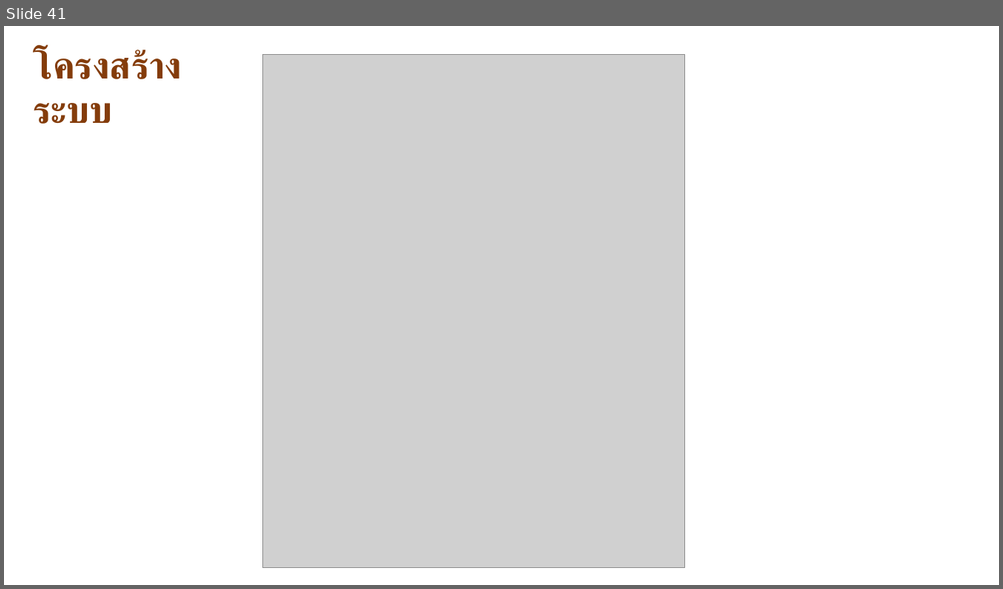
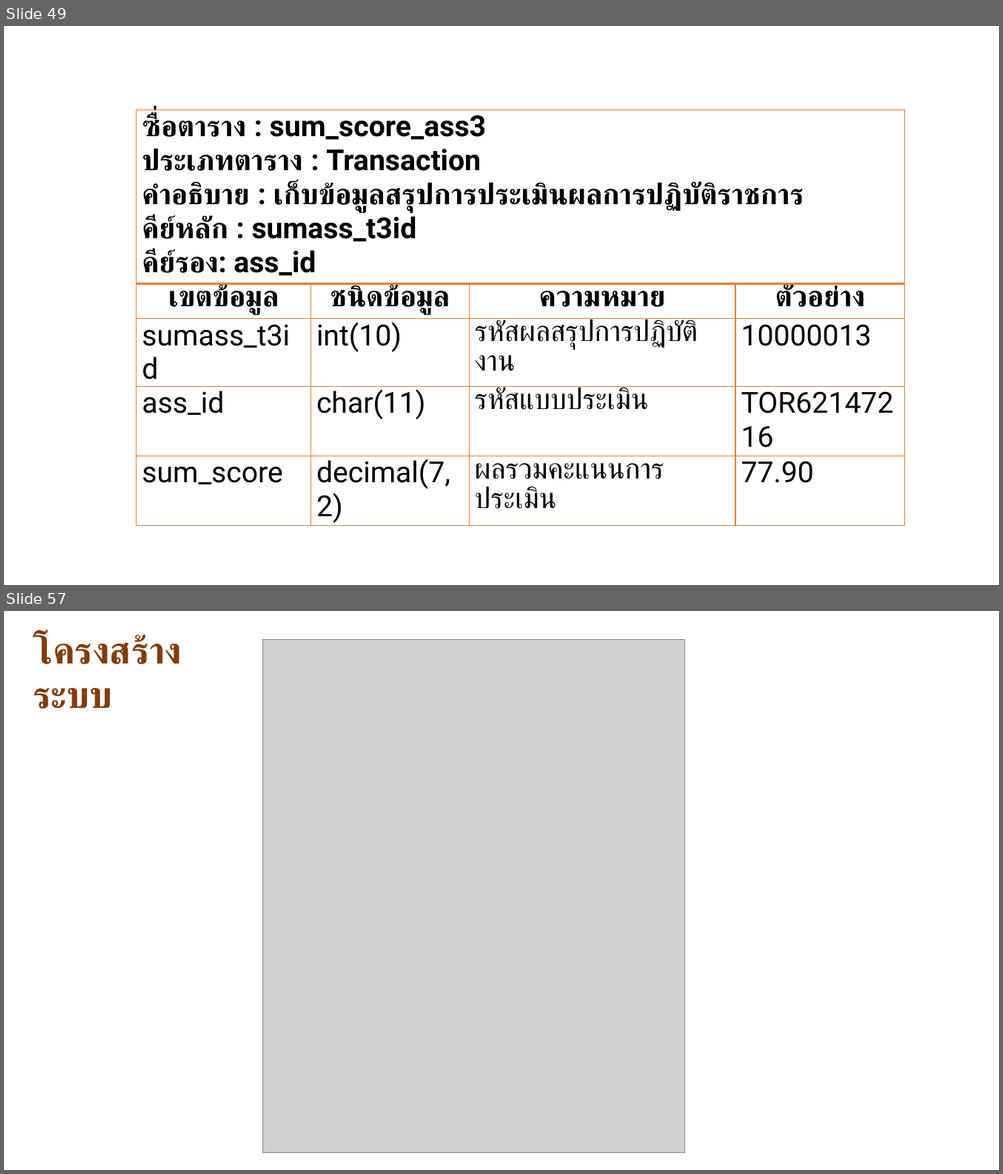
Before and after one commit to goodloveone1/project, a slide deck: data/นำเสนอ P.pptx. Shown one above the other, each under a label of ours: slide 41 before the commit, slides 49 and 57 after it; the slides between them are not shown. The pictures are 1003x589 and 1003x1174 pixels, drawn with LibreOffice and Linux fonts; fonts in the diff are those of the drawing; grey boxes stand for pictures. Boxes give left, top, right and bottom in pixels: in the first picture for what was removed or moved away, otherwise in the second. Text is boxed around its words. In the diff, an @@ line names an element or a change of style, - is before the commit and + after.

```diff
--- a/data/นำเสนอ P.pptx
+++ b/data/นำเสนอ P.pptx
@@ slide 49 added at bbox=[4, 26, 999, 585], background #FFFFFF @@
@@ table added at bbox=[136, 110, 905, 526], 5 rows, 4 columns @@
+ซื่อตาราง : sum_score_ass3 / ประเภทตาราง : Transaction / คำอธิบาย : เก็บข้อมูลสรุปการประเมินผลการปฏิบัติราชการ / คีย์หลัก : sumass_t3id / คีย์รอง: ass_id |  |  | 
+เขตข้อมูล | ชนิดข้อมูล | ความหมาย | ตัวอย่าง
+sumass_t3id | int(10) | รหัสผลสรุปการปฏิบัติงาน | 10000013
+ass_id | char(11) | รหัสแบบประเมิน | TOR62147216
+sum_score | decimal(7,2) | ผลรวมคะแนนการประเมิน | 77.90
@@ what was slide 41 is now slide 57 @@
```
Also in this commit, not shown: 1 slide changed, 15 other slides added, 1 other file.
